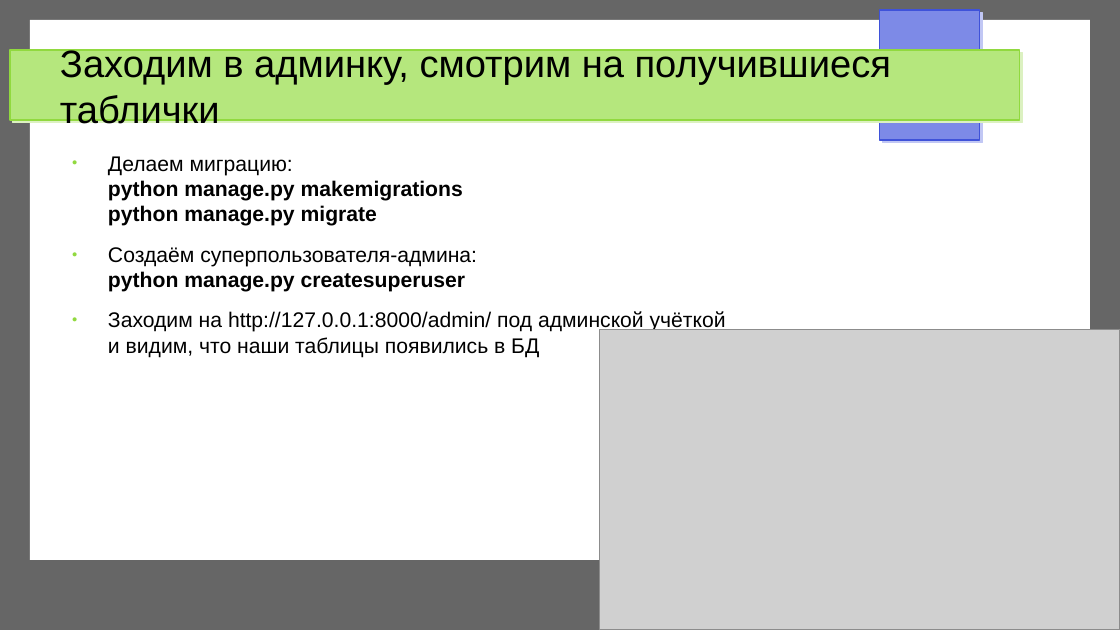
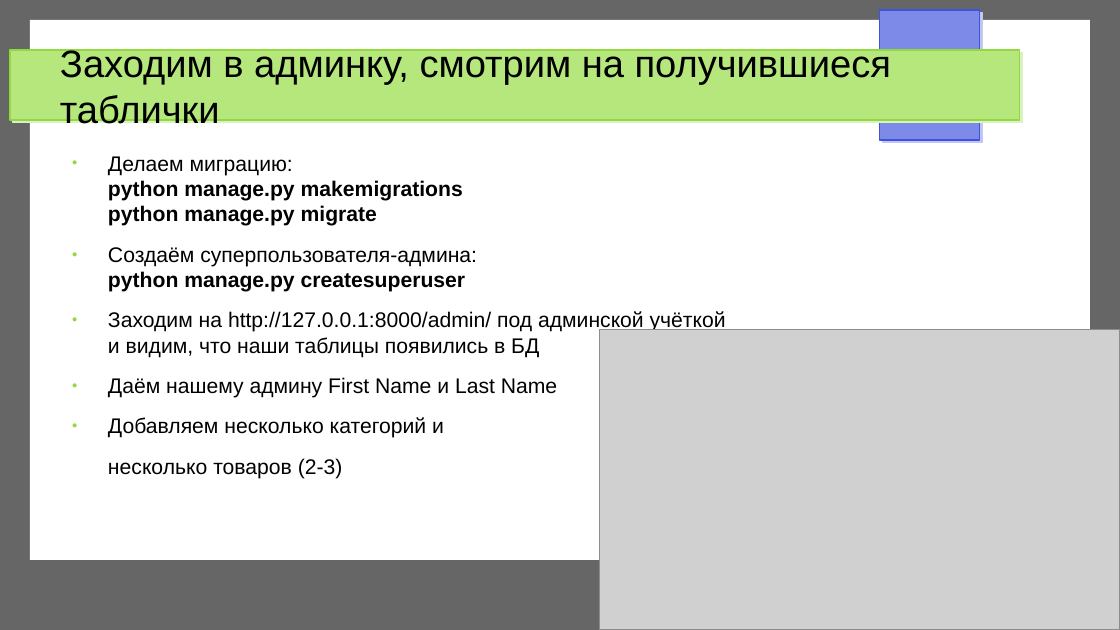
Before and after one commit to trnkv/django__my_tutorial, a slide deck: slide 18 of description.odp (slide 16 before the commit). Drawn at 1120x630 pixels with LibreOffice and Linux fonts; fonts in the diff are those of the drawing; grey boxes stand for pictures. Boxes give left, top, right and bottom in pixels: in the first picture for what was removed or moved away, otherwise in the second. Text is boxed around its words. In the diff, an @@ line names an element or a change of style, - is before the commit and + after.

```diff
--- a/description.odp
+++ b/description.odp
@@ text at box(108, 377, 557, 479): paragraphs added @@
+● Даём нашему админу First Name и Last Name
+● Добавляем несколько категорий и
+несколько товаров (2-3)
```
Also in this commit, not shown: 14 other slides changed, 6 slides added, 4 other files.
